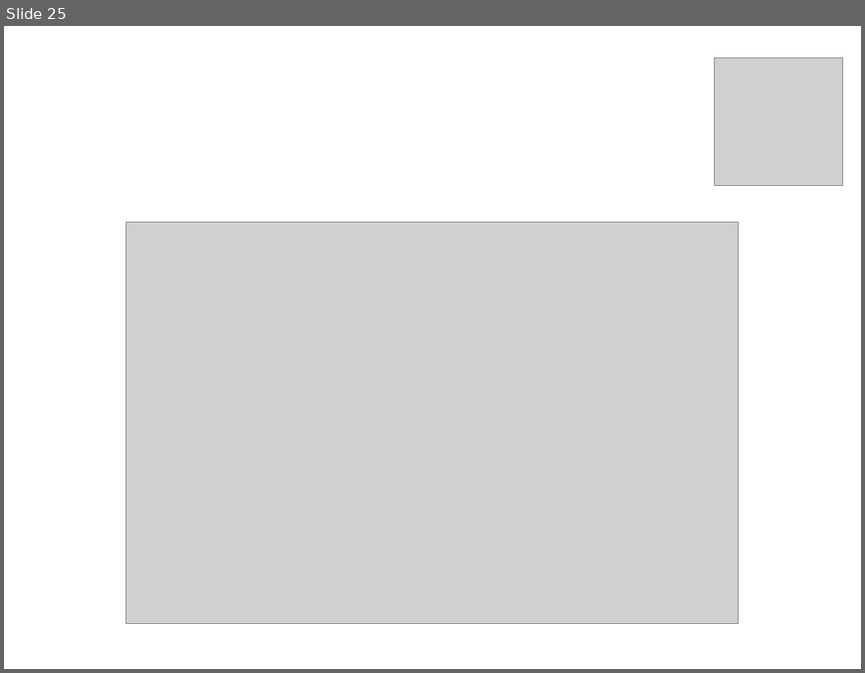
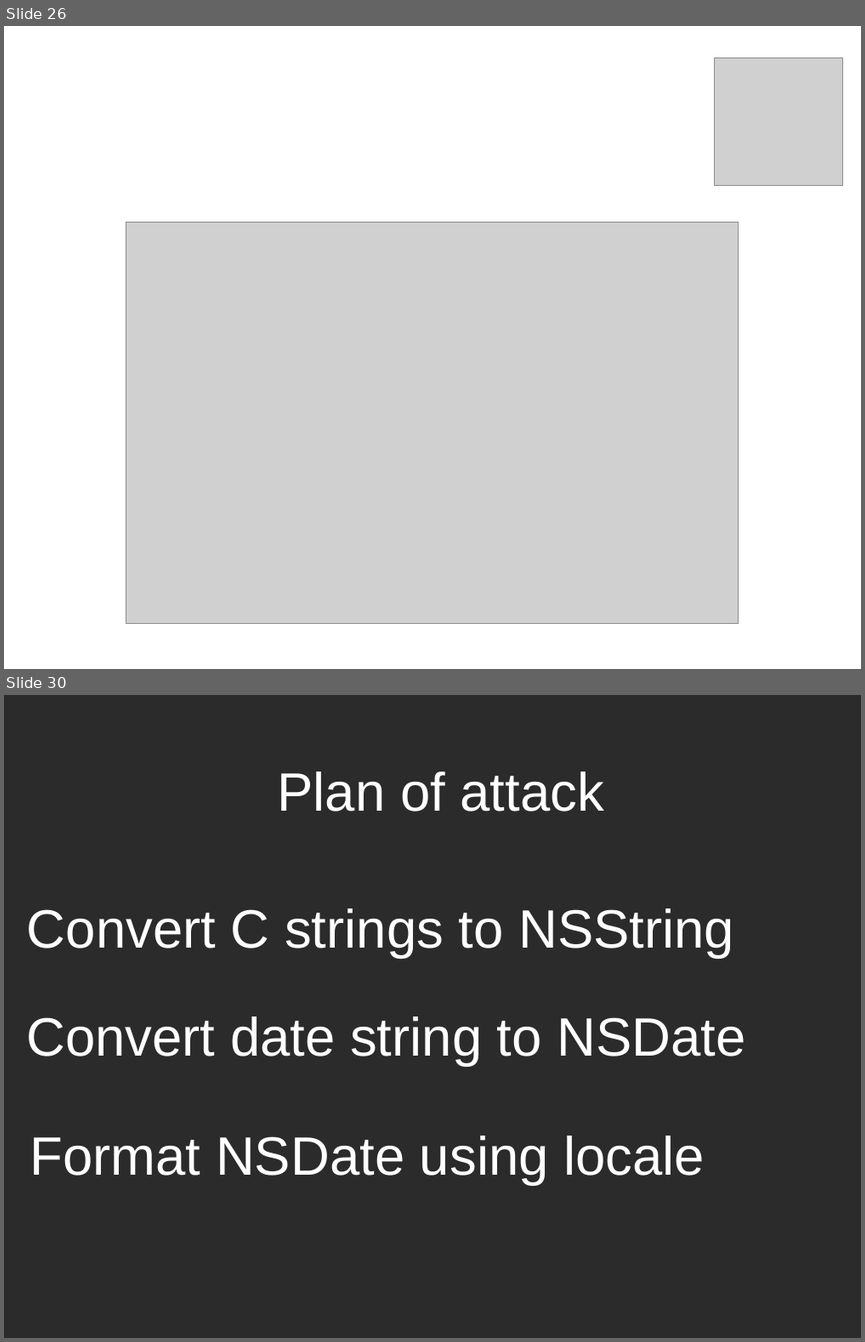
Before and after one commit to dodikk/ESLocale, a slide deck: article/slides/CalendarSqlite.odp. Shown one above the other, each under a label of ours: slide 25 before the commit, slides 26 and 30 after it; the slides between them are not shown. The pictures are 865x673 and 865x1342 pixels, drawn with LibreOffice and Linux fonts; fonts in the diff are those of the drawing; grey boxes stand for pictures; background and template pictures are left out; a plain dark background stands for a picture behind light text. Boxes give left, top, right and bottom in pixels: in the first picture for what was removed or moved away, otherwise in the second. Text is boxed around its words. In the diff, an @@ line names an element or a change of style, - is before the commit and + after.

```diff
--- a/article/slides/CalendarSqlite.odp
+++ b/article/slides/CalendarSqlite.odp
@@ slide 30 added at [4, 695, 861, 1338], background picture (left out) @@
@@ text added at [277, 771, 604, 811], 50 pt, text #FFFFFF @@
+Plan of attack
@@ text added at [27, 908, 734, 958], 50 pt, text #FFFFFF @@
+Convert C strings to NSString
@@ text added at [26, 1016, 745, 1066], 50 pt, text #FFFFFF @@
+Convert date string to NSDate
@@ text added at [30, 1135, 704, 1185], 50 pt, text #FFFFFF @@
+Format NSDate using locale
@@ what was slide 25 is now slide 26 @@
```
Also in this commit, not shown: 7 other slides added, 2 slides removed, 1 other file.
